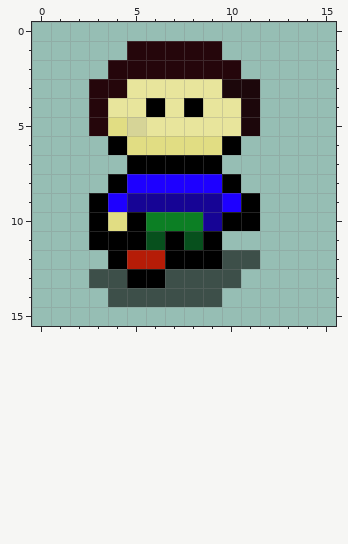
Pixel-art sprite: res/player/down2.png. The first picture shows the starting point.
The file is 16x16 pixels. Pixels under 10% opacity are left out.
The same view after the edit:
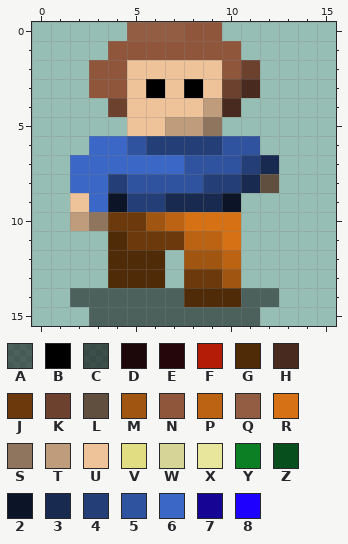
Palette (. is transparent): A #0000007d  B #000000  C #00020097  D #1c070b  E #25060b  F #b51c07  G #502b08  H #482b1e  J #6b390b  K #6c412d  L #604e3e  M #a05510  N #8f563b  P #bb6312  Q #935d43  R #d67115  S #8f755d  T #bf9c7c  U #eec39a  V #e1dd83  W #d6d497  X #e8e59c  Y #0c7f24  Z #07501d  2 #0c1528  3 #182a50  4 #243e77  5 #30539f  6 #3b67c6  7 #160495  8 #1e00ff
Change:
Changed rows in their new state; - is an unchanged pixel.
first column x 2:
 0 ---QQQNN---
 1 --NNNNNNN--
 2 -NNUUUUUNK-
 3 -NNUBUBUKH-
 4 -.KUUUUTH.-
 5 -..UUTTS..-
 6 -665444455-
 7 66666655543
 8 6645555443L
 9 U62443332.-
10 TSJJMPRRR.-
11 -.GJJJPPR--
12 --GGG.MMP.-
13 -.GGG.JJM--
14 AAAAAAGGGAA
15 -AAAAAAAAA-
Changed places in both pictures, as pixel boxes (x1, y1, x2, y2):
changed: (70, 22, 279, 326)
